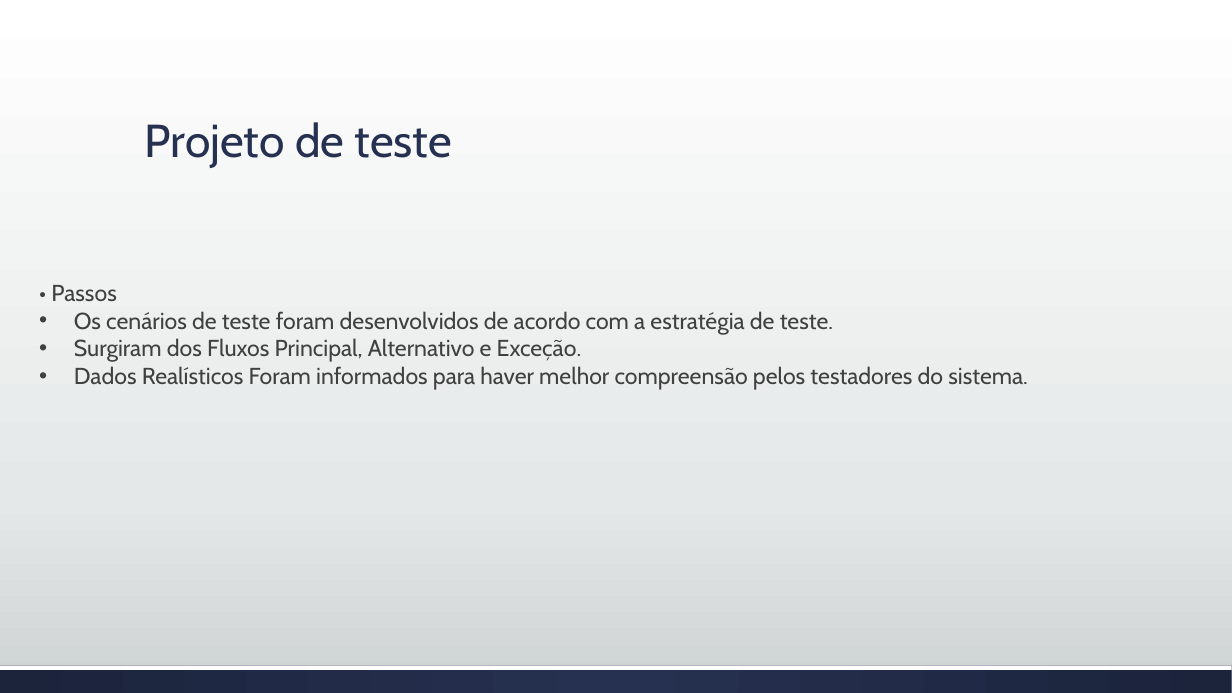
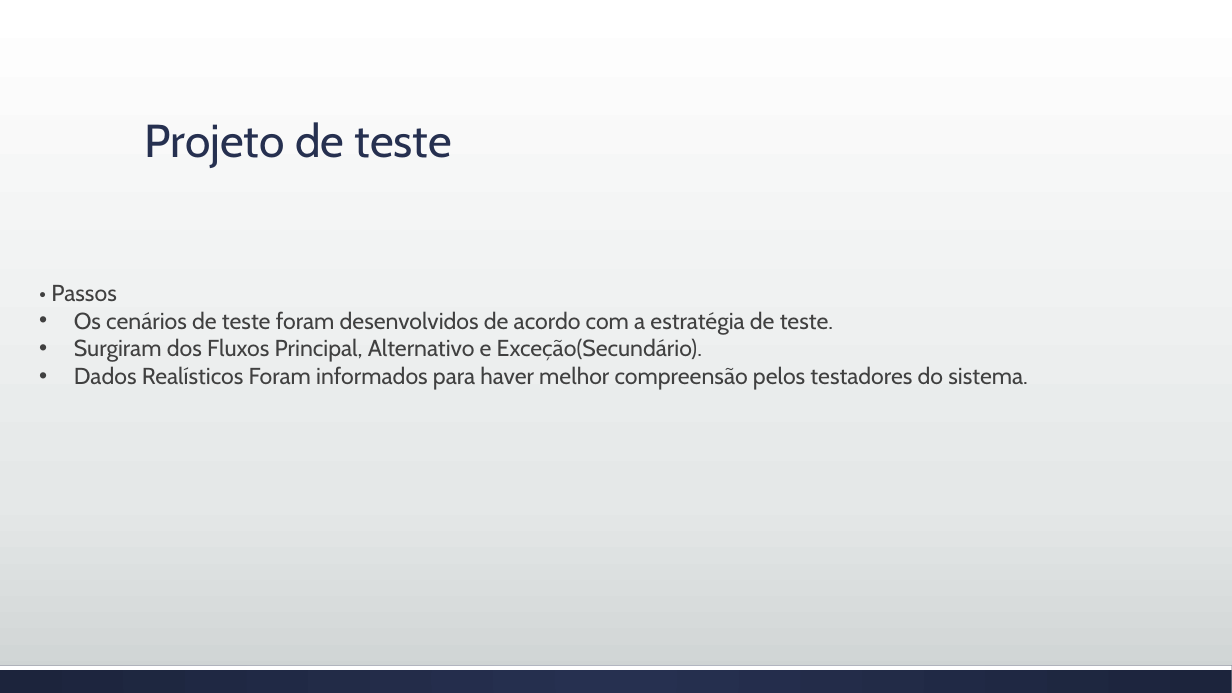
Before and after one commit to josimarpe/SIB, a slide deck: slide 16 of Requisitos/Plano de Projeto 1.pptx. Drawn at 1232x693 pixels with LibreOffice and Linux fonts; fonts in the diff are those of the drawing. Boxes give left, top, right and bottom in pixels: in the first picture for what was removed or moved away, otherwise in the second. Text is boxed around its words. In the diff, an @@ line names an element or a change of style, - is before the commit and + after.

```diff
--- a/Requisitos/Plano de Projeto 1.pptx
+++ b/Requisitos/Plano de Projeto 1.pptx
@@ text at [74, 338, 702, 362]: text changed @@
-• Surgiram dos Fluxos Principal, Alternativo e Exceção.
+• Surgiram dos Fluxos Principal, Alternativo e Exceção(Secundário).
```
Also in this commit, not shown: 2 other files.
